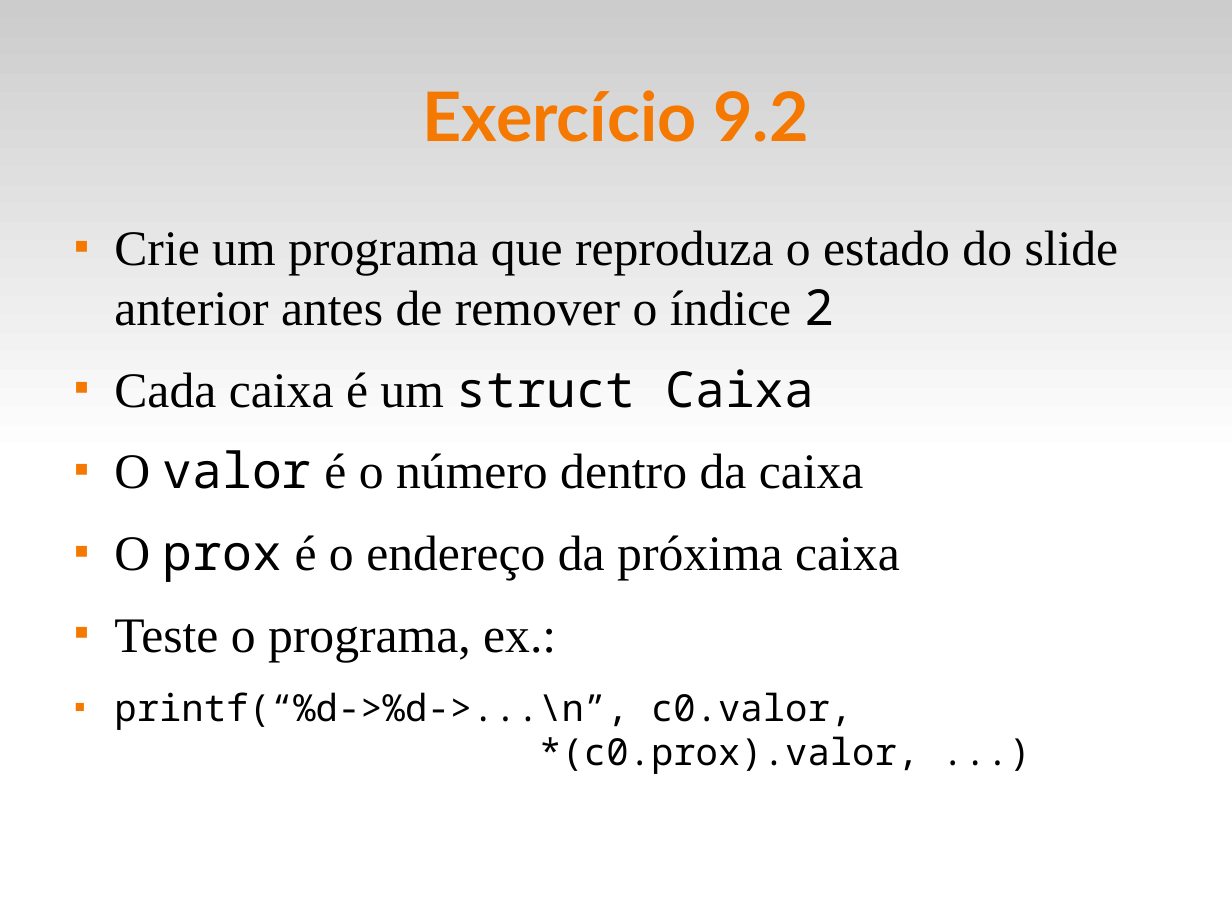
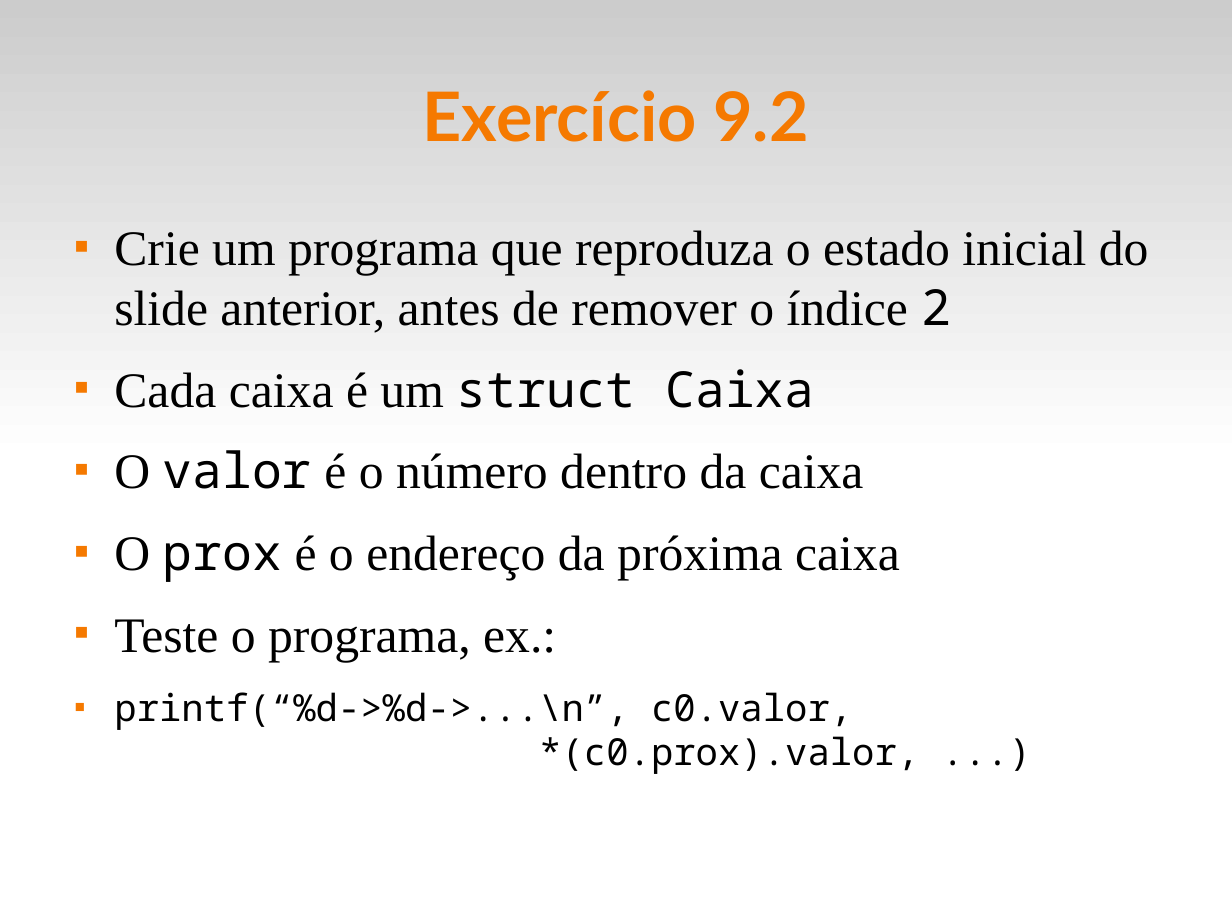
Before and after one commit to fsantanna-uerj/LP1, a slide deck: slide 7 of Slides/lp1-09-listas.odp. Drawn at 1232x924 pixels with LibreOffice and Linux fonts; fonts in the diff are those of the drawing. Boxes give left, top, right and bottom in pixels: in the first picture for what was removed or moved away, otherwise in the second. Text is boxed around its words. In the diff, an @@ line names an element or a change of style, - is before the commit and + after.

```diff
--- a/Slides/lp1-09-listas.odp
+++ b/Slides/lp1-09-listas.odp
@@ text at box(114, 230, 1149, 333): text changed @@
-■ Crie um programa que reproduza o estado do slide anterior antes de remover o índice 2
+■ Crie um programa que reproduza o estado inicial do slide anterior, antes de remover o índice 2
```
Also in this commit, not shown: 2 other slides changed, 4 other files.
